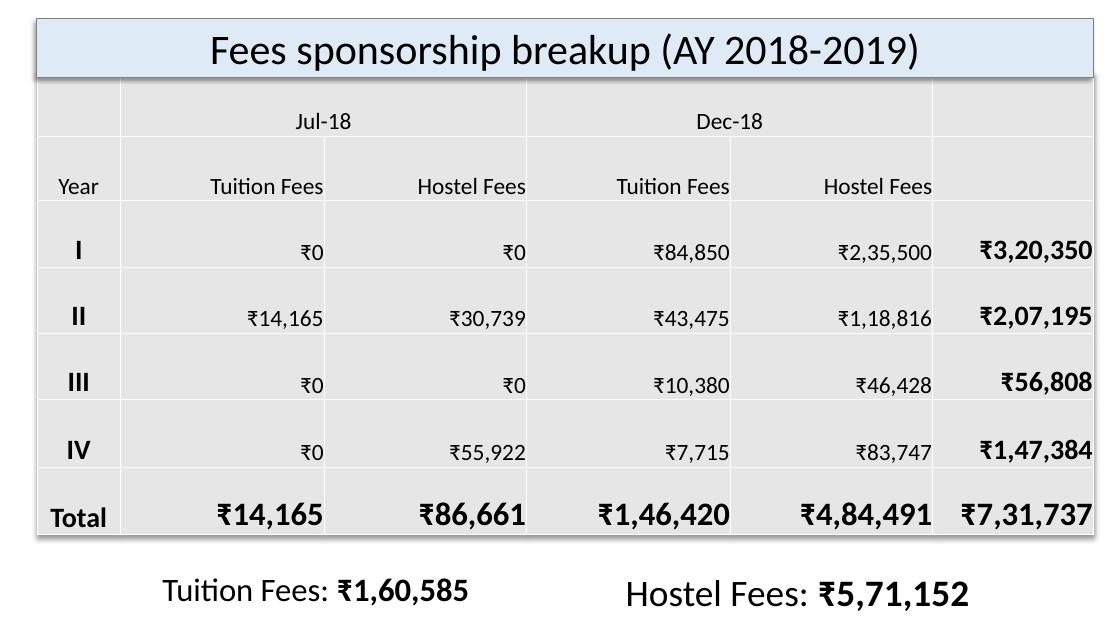
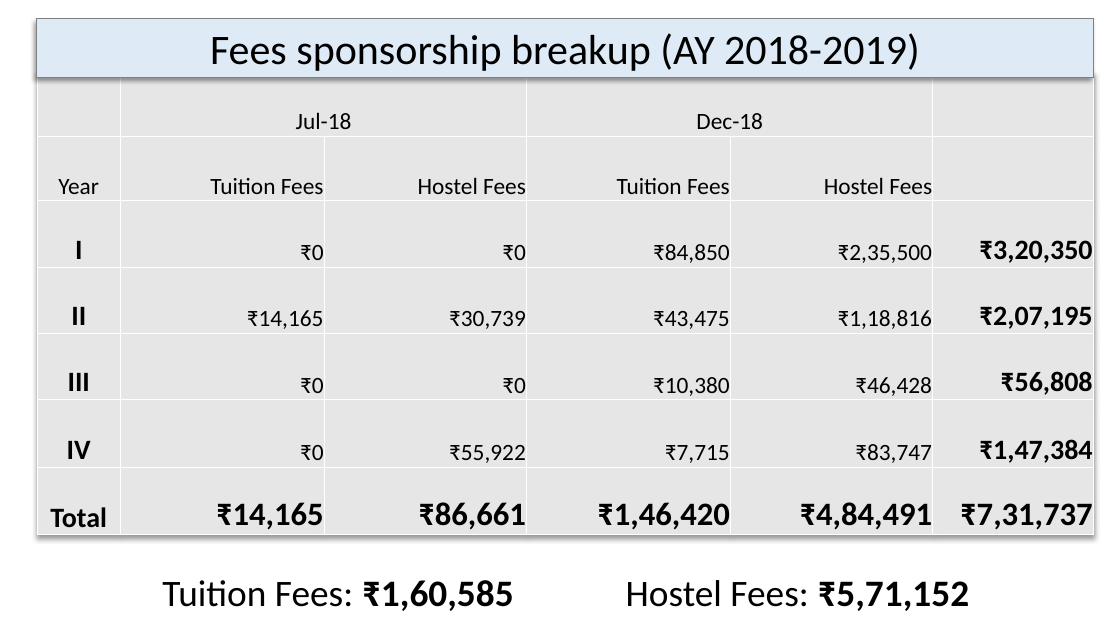
Before and after one commit to SSKarthic/ceg94trust, a slide deck: slide 13 of docs/ContributionGraphs.pptx. Drawn at 1120x630 pixels with LibreOffice and Linux fonts; fonts in the diff are those of the drawing. Boxes give left, top, right and bottom in pixels: in the first picture for what was removed or moved away, otherwise in the second. Text is boxed around its words. In the diff, an @@ line names an element or a change of style, - is before the commit and + after.

```diff
--- a/docs/ContributionGraphs.pptx
+++ b/docs/ContributionGraphs.pptx
@@ text "Tuition Fees: ₹1,60,585" at [162,580,514,611]: size 28 to 32 pt @@
```
Also in this commit, not shown: 1 other file.
